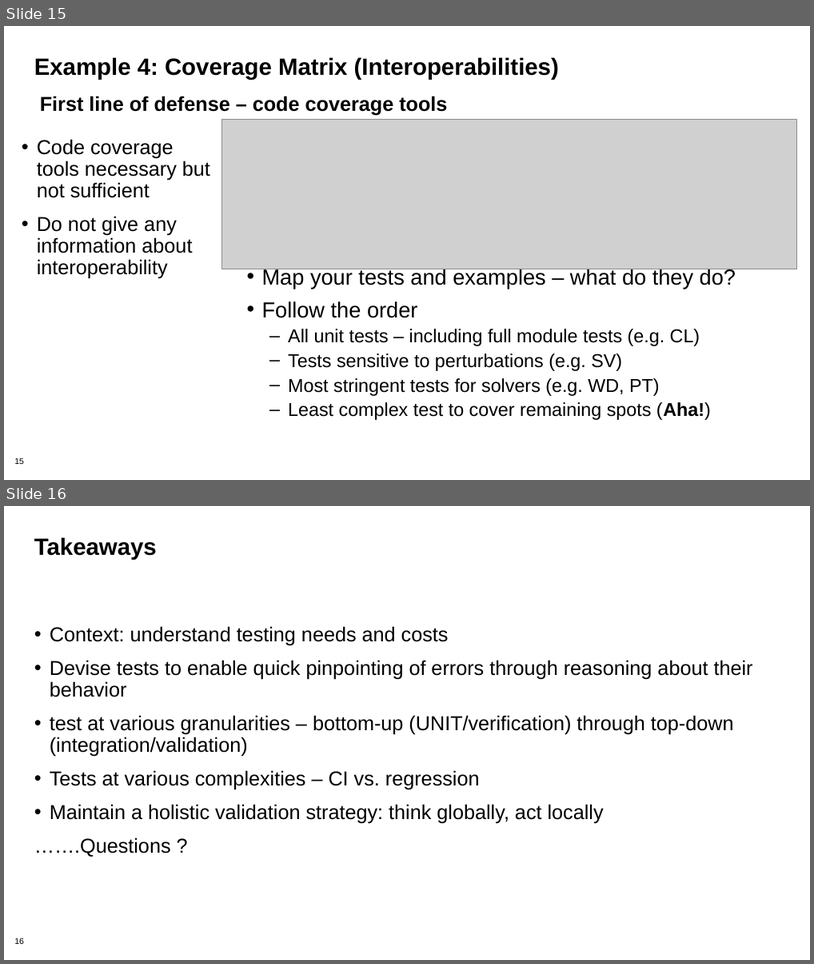
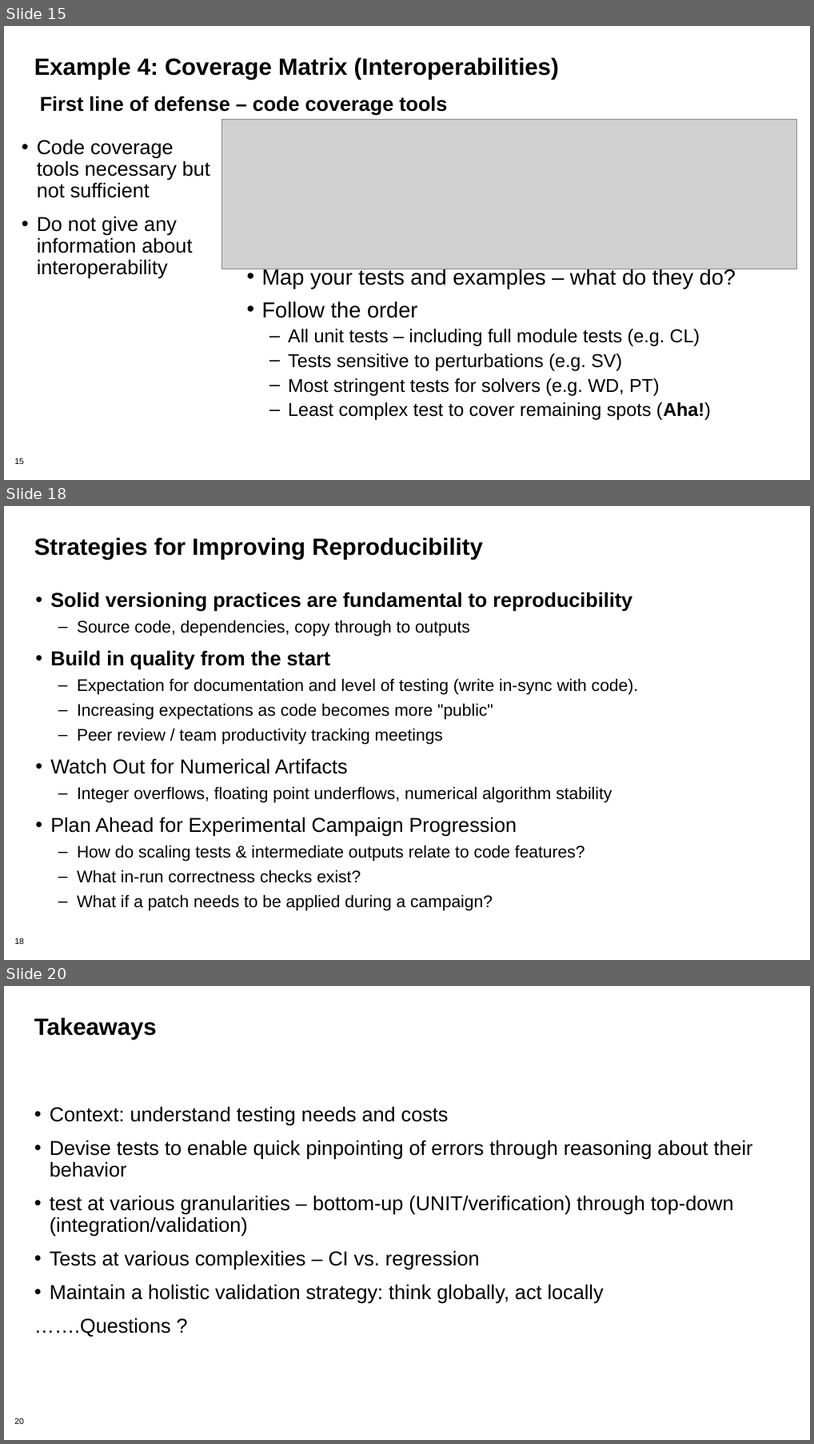
Before and after one commit to bssw-tutorial/presentations, a slide deck: testing-advanced.pptx. Shown one above the other, each under a label of ours: slides 15 and 16 before the commit, slides 15, 18 and 20 after it; the slides between them are not shown. The pictures are 814x964 and 814x1444 pixels, drawn with LibreOffice and Linux fonts; fonts in the diff are those of the drawing; grey boxes stand for pictures; background and template pictures are left out. Boxes give left, top, right and bottom in pixels: in the first picture for what was removed or moved away, otherwise in the second. Text is boxed around its words. In the diff, an @@ line names an element or a change of style, - is before the commit and + after.

```diff
--- a/testing-advanced.pptx
+++ b/testing-advanced.pptx
@@ slide 18 added at [4, 506, 810, 960], background #FFFFFF; not listed: 1 template element that a slide beside it also shows @@
@@ title added at [34, 537, 483, 560], 28 pt, text #000000, bold @@
+Strategies for Improving Reproducibility
@@ text added at [50, 592, 638, 911], 20 pt, text #000000 @@
+• Solid versioning practices are fundamental to reproducibility
+  – Source code, dependencies, copy through to outputs
+• Build in quality from the start
+  – Expectation for documentation and level of testing (write in-sync with code).
+  – Increasing expectations as code becomes more "public"
+  – Peer review / team productivity tracking meetings
+• Watch Out for Numerical Artifacts
+  – Integer overflows, floating point underflows, numerical algorithm stability
+• Plan Ahead for Experimental Campaign Progression
+  – How do scaling tests & intermediate outputs relate to code features?
+  – What in-run correctness checks exist?
+  – What if a patch needs to be applied during a campaign?
@@ what was slide 16 is now slide 20 @@
@@ page number at [14, 1417, 24, 1424]: text changed @@
-16
+20
```
Also in this commit, not shown: 2 slides changed, 3 other slides added, 1 other file.
